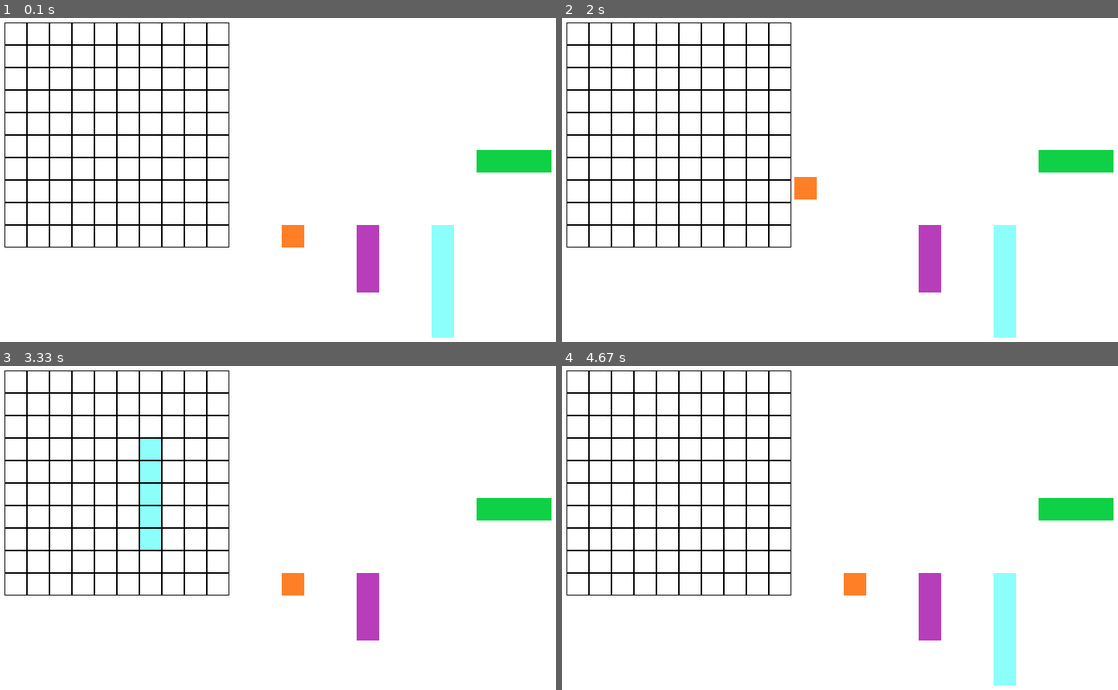
Above: before the commit, frames 1-4 (two rows, left to right).
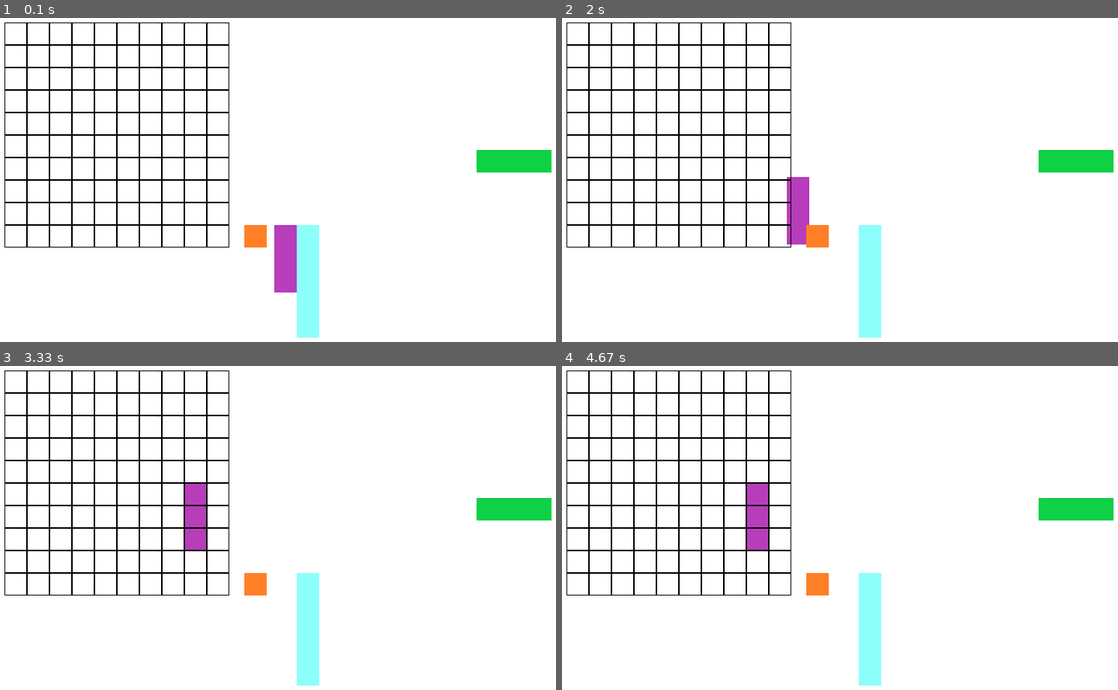
Above: after the commit, the same moments.

Repository: mouritus/pygame-KB
Game: pygame game, started from proyek.py
Two runs of this game, one before a commit and one after it. Both use one fixed random seed, a clock stepped at 60 frames per second and the inputs below.
Inputs (mouse positions are in pixels of both pictures, inside the frame that each line leads up to):
- Up to frame 1 (0.1 s): no input
- Up to frame 2 (2 s): press the mouse at (928, 257) at 0.37 s; move the mouse to (995, 218) at 0.47 s; release the mouse at (1062, 180) at 0.6 s; press the mouse at (856, 235) at 1.83 s; move the mouse to (806, 189) at 1.93 s
- Up to frame 3 (3.33 s): release the mouse at (194, 489) at 2.07 s; press the mouse at (444, 628) at 2.73 s; move the mouse to (294, 563) at 2.83 s; release the mouse at (150, 498) at 2.97 s; press the mouse at (194, 495) at 3.07 s; move the mouse to (166, 583) at 3.17 s; release the mouse at (133, 673) at 3.3 s
- Up to frame 4 (4.67 s): press the mouse at (712, 495) at 3.4 s; move the mouse to (778, 531) at 3.5 s; release the mouse at (845, 570) at 3.63 s

The runs differ from the first frame. In frame 1, 4.8% of the frame differs, in the area x 43-82%, y 63-99%; in frame 2, 4.8%; in frame 3, 4.7%; in frame 4, 4.9%, in the area x 33-82%, y 36-99%.

Commit message:
Add files via upload

Diff:
--- a/proyek.py
+++ b/proyek.py
@@ -11,6 +11,7 @@
 
 # 0 map 1 img map hit 2 img ship hit 3 ship1 4 ship3 5 ship5
 squareMap = [[0 for i in range(10)] for j in range(10)]
+squareMap[1][2] = 10
 squareMapAI = [[0 for i in range(10)] for j in range(10)]
 
 # map draw
@@ -38,6 +39,8 @@
         self.defaultY = y
         self.identifier = identifier
         self.inMap = False
+        self.xMap = -1
+        self.yMap = -1
 
     def rotateImg(self):
         if self.rotate == 0:
@@ -58,14 +61,15 @@
 # ships
 sizeShip = 30
 SIZEMAP = sizeShip * 10
-ship1 = Ship(400, 300, 30, 30, 'ship1.png', 3)
-ship3 = Ship(500, 300, 30, 90, 'ship3.png', 4)
-ship5 = Ship(600, 300, 30, 150, 'ship5.png', 5)
-listShip = [ship1, ship3, ship5]
+ship1 = Ship(350, 300, 30, 30, 'ship1.png', 3)
+ship3 = Ship(390, 300, 30, 90, 'ship3.png', 4)
+ship5 = Ship(420, 300, 30, 150, 'ship5.png', 5)
 
 # ship1 = Ship(30, 30, 30, 30, 'ship1.png', 1)
 # ship3 = Ship(60, 30, 30, 90, 'ship3.png', 3)
 # ship5 = Ship(90, 30, 30, 150, 'ship5.png', 5)
+
+listShip = [ship1, ship3, ship5]
 
 
 # start
@@ -95,7 +99,10 @@
             running = False
 
     if pygame.key.get_pressed()[pygame.K_ESCAPE]:
-       running = False
+        running = False
+
+    if pygame.key.get_pressed()[pygame.K_TAB]:
+        gameStart = True
 
     # render ship
     screen.blit(ship5.image, (ship5.x, ship5.y))
@@ -109,18 +116,18 @@
         for j in range(10):
             if squareMap[i][j] == 0 or squareMap[i][j] >= 3:
                 screen.blit(squareImg, (square1X, square1Y))
-                square1Y += sizeShip
+                square1X += sizeShip
 
             elif squareMap[i][j] == 1:
                 screen.blit(squareImgMapHit, (square1X, square1Y))
-                square1Y += sizeShip
+                square1X += sizeShip
 
             elif squareMap[i][j] == 2:
                 screen.blit(squareImgShipHit, (square1X, square1Y))
-                square1Y += sizeShip
-
-        square1Y = MAPFROMUP
-        square1X += sizeShip
+                square1X += sizeShip
+
+        square1Y += sizeShip
+        square1X = MAPFROMLEFT
 
     if not gameStart:
         screen.blit(start, (660, 200))
@@ -150,21 +157,27 @@
 
             elif ship5.x < mx < ship5.x + ship5.width and ship5.y < my < ship5.y + ship5.height:
                 dragDrop = 5
+
         else:  # correct placement if outside box
             dragDrop = 0
             for ship in listShip:
-                if MAPFROMLEFT + SIZEMAP < ship.x + ship.width or ship.x < MAPFROMLEFT or MAPFROMUP + SIZEMAP < ship.y + ship.height or ship.y < MAPFROMUP:
-                    ship.x = ship.defaultX
-                    ship.y = ship.defaultY
+                if MAPFROMLEFT + SIZEMAP + 10 < ship.x + ship.width or ship.x < MAPFROMLEFT - 10 or MAPFROMUP + SIZEMAP + 10 < ship.y + ship.height or ship.y < MAPFROMUP - 10:
+                    if not ship.inMap:
+                        ship.x = ship.defaultX
+                        ship.y = ship.defaultY
+                        ship.inMap = False
+
+                    if ship.inMap:
+                        ship.x = ship.xMap
+                        ship.y = ship.yMap
+
 
         # rotate ship
         if pygame.key.get_pressed()[pygame.K_LCTRL] and pygame.mouse.get_pressed()[0] and delayRotate >= 100:
             mx, my = pygame.mouse.get_pos()
-            if ship3.x < mx < ship3.x + ship3.width and ship3.y < my < ship3.y + ship3.height:
-                ship3.rotateImg()
-
-            elif ship5.x < mx < ship5.x + ship5.width and ship5.y < my < ship5.y + ship5.height:
-                ship5.rotateImg()
+            for ship in listShip:
+                if ship.x < mx < ship.x + ship.width and ship.y < my < ship.y + ship.height:
+                    ship.rotateImg()
 
             dragDrop = 0
             delayRotate = 0
@@ -172,61 +185,79 @@
         # autocorrect place ship and put into map
         if dragDrop == 0:
             for ship in listShip:
+                # if in map
                 if MAPFROMLEFT + SIZEMAP > ship.x and ship.x + ship.width > MAPFROMLEFT and MAPFROMUP + SIZEMAP > ship.y and ship.y + ship.height > MAPFROMUP:
                     temp = ship.x + (sizeShip / 2) - 30
                     hasilx = 0
                     hasily = 0
-                    while temp > 30:
+                    while temp >= 30:
                         temp -= 30
                         hasilx += 1
 
                     temp = ship.y + (sizeShip / 2) - 30
-                    while temp > 30:
+                    while temp >= 30:
                         temp -= 30
                         hasily += 1
 
-                    ship.x = (hasilx * 30) + 30
-                    ship.y = (hasily * 30) + 30
-
-                    # tempX = 0
-                    # tempY = 0
-                    # if ship.inMap:
-                    #     tempX = ship.x - MAPFROMLEFT
-                    #     tempY = ship.y - MAPFROMUP
-                    #     for i in range(tempY, tempY + int(ship.height / 30)):
-                    #         for j in range(tempX, tempX + int(ship.width / 30)):
-                    #             squareMap[i][j] = 0
-
-                    # for i in range(hasily, hasily + int(ship.height / 30)):
-                    #     for j in range(hasilx, hasilx + int(ship.width / 30)):
-                    #         squareMap[i][j] = ship.identifier
-
-                    # ship.inMap = True
+                    # check collide between ship
+                    stateTemp = True
+                    for i in range(hasily, hasily + int(ship.height / 30)):
+                        for j in range(hasilx, hasilx + int(ship.width / 30)):
+                            if not (squareMap[i][j] == 0) or squareMap[i][j] == ship.identifier:
+                                print(squareMap[i][j])
+                                stateTemp = False
+
+                    # if not collide or need repositioning
+                    if stateTemp:
+                        # if already in map before
+                        if ship.inMap:
+                            for i in range(int(ship.yMap / 30), int(ship.yMap / 30) + int(ship.height / 30)):
+                                for j in range(int(ship.xMap / 30), int(ship.xMap / 30) + int(ship.width / 30)):
+                                    squareMap[i][j] = 0
+
+                        ship.x = (hasilx * 30) + 30
+                        ship.y = (hasily * 30) + 30
+                        print(hasily, hasilx)
+                        ship.xMap = ship.x
+                        ship.yMap = ship.y
+
+                        for i in range(hasily, hasily + int(ship.height / 30)):
+                            for j in range(hasilx, hasilx + int(ship.width / 30)):
+                                squareMap[i][j] = ship.identifier
+
+                        ship.inMap = True
+
+                    if not stateTemp:
+                        if not ship.inMap:
+                            ship.x = ship.defaultX
+                            ship.y = ship.defaultY
+
+                        if ship.inMap:
+                            ship.x = ship.xMap
+                            ship.y = ship.yMap
+
+
 
         # press start
         if 600 < pygame.mouse.get_pos()[0] < 700 and 200 < pygame.mouse.get_pos()[1] < 230 and \
                 pygame.mouse.get_pressed()[0]:
             gameStart = True
-            for ship in listShip:
-                temp = ship.x - 30
-                hasilx = 0
-                hasily = 0
-                while temp >= 30:
-                    temp -= 30
-                    hasilx += 1
-
-                temp = ship.y + (sizeShip / 2) - 30
-                while temp >= 30:
-                    temp -= 30
-                    hasily += 1
-
-                for i in range(hasily, hasily + int(ship.height / 30)):
-                    for j in range(hasilx, hasilx + int(ship.width / 30)):
-                        squareMap[i][j] = ship.identifier
-            gameStart = True
-
-            for i in range(10):
-                print(squareMap[i])
+            # for ship in listShip:
+            #     temp = ship.x - 30
+            #     hasilx = 0
+            #     hasily = 0
+            #     while temp >= 30:
+            #         temp -= 30
+            #         hasilx += 1
+            #
+            #     temp = ship.y + (sizeShip / 2) - 30
+            #     while temp >= 30:
+            #         temp -= 30
+            #         hasily += 1
+            #
+            #     for i in range(hasily, hasily + int(ship.height / 30)):
+            #         for j in range(hasilx, hasilx + int(ship.width / 30)):
+            #             squareMap[i][j] = ship.identifier
 
     # game start ------------------------------------------------------------------------------------------------------
     else:
@@ -239,18 +270,18 @@
             for j in range(10):
                 if squareMapAI[i][j] == 0 or squareMap[i][j] >= 3:
                     screen.blit(squareImg, (squareAI1X, squareAI1Y))
-                    squareAI1Y += sizeShip
+                    squareAI1X += sizeShip
 
                 elif squareMapAI[i][j] == 1:
                     screen.blit(squareImgMapHit, (squareAI1X, squareAI1Y))
-                    squareAI1Y += sizeShip
+                    squareAI1X += sizeShip
 
                 elif squareMapAI[i][j] == 2:
                     screen.blit(squareImgShipHit, (squareAI1X, squareAI1Y))
-                    squareAI1Y += sizeShip
-
-            squareAI1Y = MAPFROMUP
-            squareAI1X += sizeShip
+                    squareAI1X += sizeShip
+
+            squareAI1Y += sizeShip
+            squareAI1X = MAPFROMLEFT + SIZEMAP + 20
 
         squareAI1X = MAPFROMLEFT + SIZEMAP + 20
 
@@ -268,14 +299,12 @@
                     my -= 30
                     hasily += 1
 
-                if squareMap[hasilx][hasily] == 0:
-                    squareMap[hasilx][hasily] = 1
+                if squareMap[hasily][hasilx] == 0:
+                    squareMap[hasily][hasilx] = 1
                     playerTurn = True
-                elif squareMap[hasilx][hasily] >= 3:
-                    squareMap[hasilx][hasily] = 2
+                elif squareMap[hasily][hasilx] >= 3:
+                    squareMap[hasily][hasilx] = 2
                     playerTurn = True
-
-
 
         # map AI hit
         if pygame.mouse.get_pressed()[0] and playerTurn:
@@ -291,14 +320,12 @@
                     my -= 30
                     hasily += 1
 
-                if squareMapAI[hasilx][hasily] == 0:
-                    squareMapAI[hasilx][hasily] = 1
+                if squareMapAI[hasily][hasilx] == 0:
+                    squareMapAI[hasily][hasilx] = 1
                     playerTurn = False
-                elif squareMapAI[hasilx][hasily] >= 3:
-                    squareMapAI[hasilx][hasily] = 2
+                elif squareMapAI[hasily][hasilx] >= 3:
+                    squareMapAI[hasily][hasilx] = 2
                     playerTurn = False
-
-
 
         # # Collision
         # collision = isCollision(enemyX[i], enemyY[i], bulletX, bulletY)
@@ -311,5 +338,6 @@
         #     enemyX[i] = random.randint(0, 736)
         #     enemyY[i] = random.randint(50, 150)
 
+
     mouseX, mouseY = pygame.mouse.get_pos()
     pygame.display.update()
